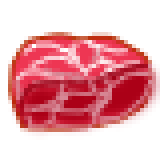
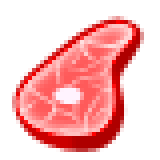
Two versions of the same layered image (160×160). Layer-by-layer changes:
added group "бифштекс" with 6 layers above "pork" over 12, 16, 152, 152
added layer "Фигура 5" in group "бифштекс" over 52, 84, 84, 108
added layer "Слой 2" in group "бифштекс" over 16, 32, 136, 136
added layer "Фигура 4 (копия)" in group "бифштекс" over 16, 20, 136, 136
added layer "Слой 3" in group "бифштекс" over 64, 24, 152, 152
added layer "Фигура 4" in group "бифштекс" over 12, 16, 144, 152
hid group "pork" (3 layers) over 8, 32, 160, 140
"Слой 1": opacity 100% → 62%, painted on it over 8, 36, 160, 140
painted on "Фигура 2" over 8, 32, 156, 132
